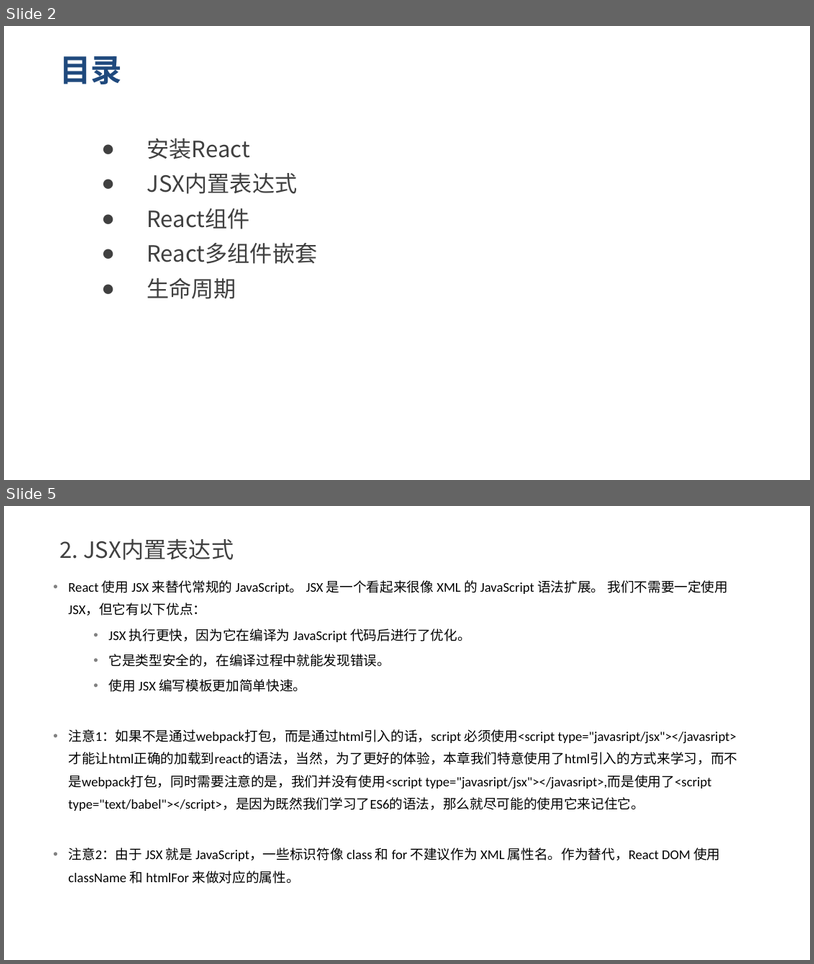
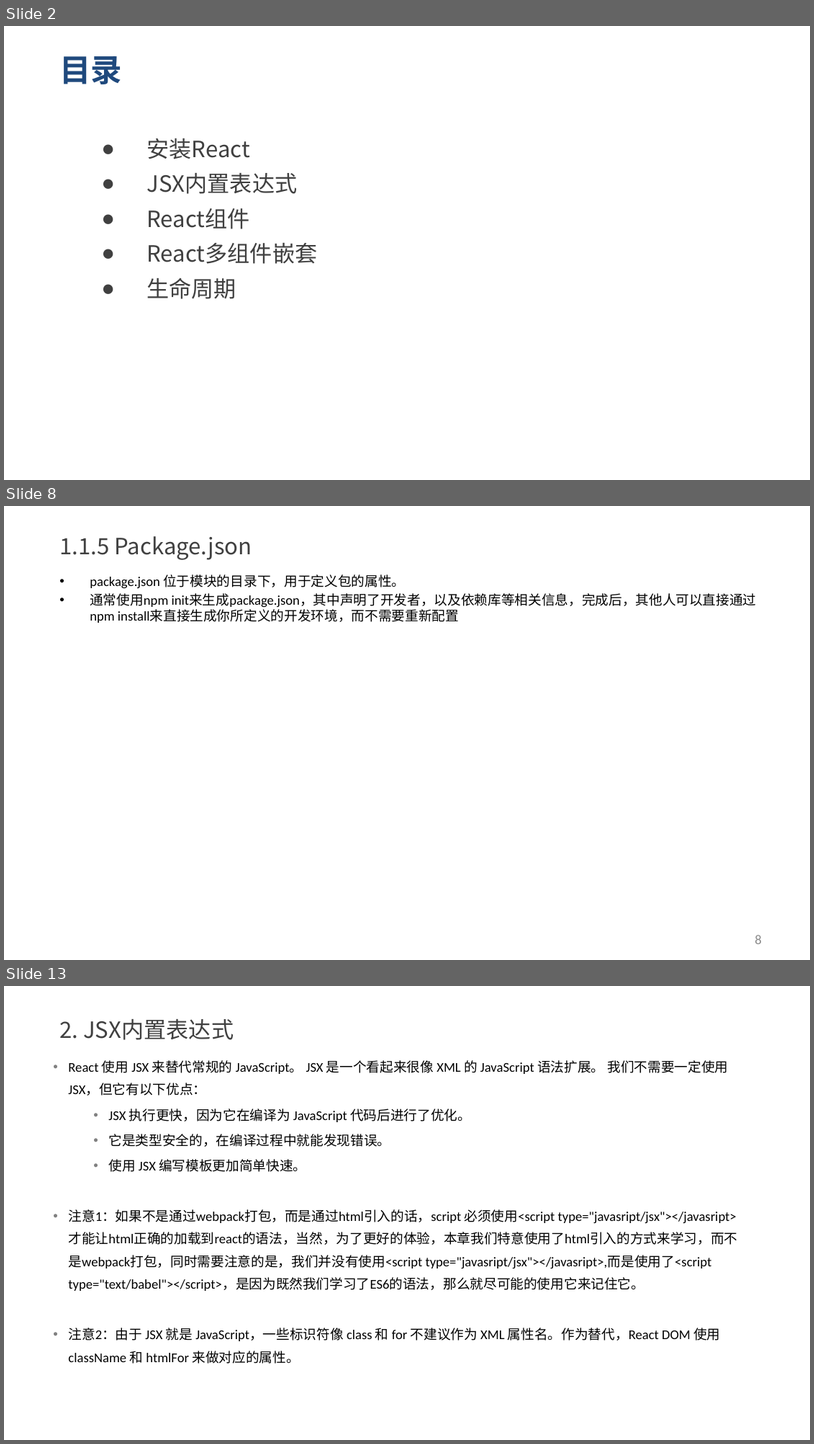
Before and after one commit to yxl2628/reactjs, a slide deck: ppt/01 React基础.pptx. Shown one above the other, each under a label of ours: slides 2 and 5 before the commit, slides 2, 8 and 13 after it; the slides between them are not shown. The pictures are 814x964 and 814x1444 pixels, drawn with LibreOffice and Linux fonts; fonts in the diff are those of the drawing. Boxes give left, top, right and bottom in pixels: in the first picture for what was removed or moved away, otherwise in the second. Text is boxed around its words. In the diff, an @@ line names an element or a change of style, - is before the commit and + after.

```diff
--- a/ppt/01 React基础.pptx
+++ b/ppt/01 React基础.pptx
@@ slide 8 added at (4,506,810,960), background #FFFFFF @@
@@ title added at (59,536,252,560), 20 pt, text #404040 @@
+1.1.5 Package.json
@@ text added at (90,574,757,623), 12 pt, text #000000 @@
+• package.json 位于模块的目录下，用于定义包的属性。
+• 通常使用npm init来生成package.json，其中声明了开发者，以及依赖库等相关信息，完成后，其他人可以直接通过npm install来直接生成你所定义的开发环境，而不需要重新配置
@@ page number added at (755,934,761,944), 12 pt, text #8C8C8C @@
+8
@@ what was slide 5 is now slide 13 @@
```
Also in this commit, not shown: 2 slides changed, 7 other slides added.
